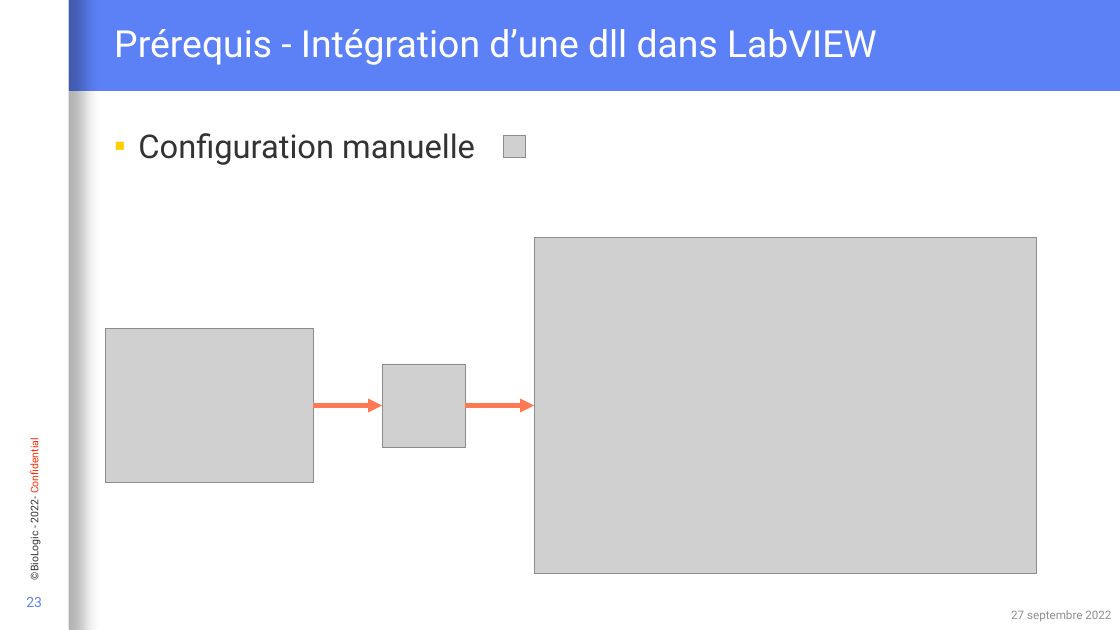
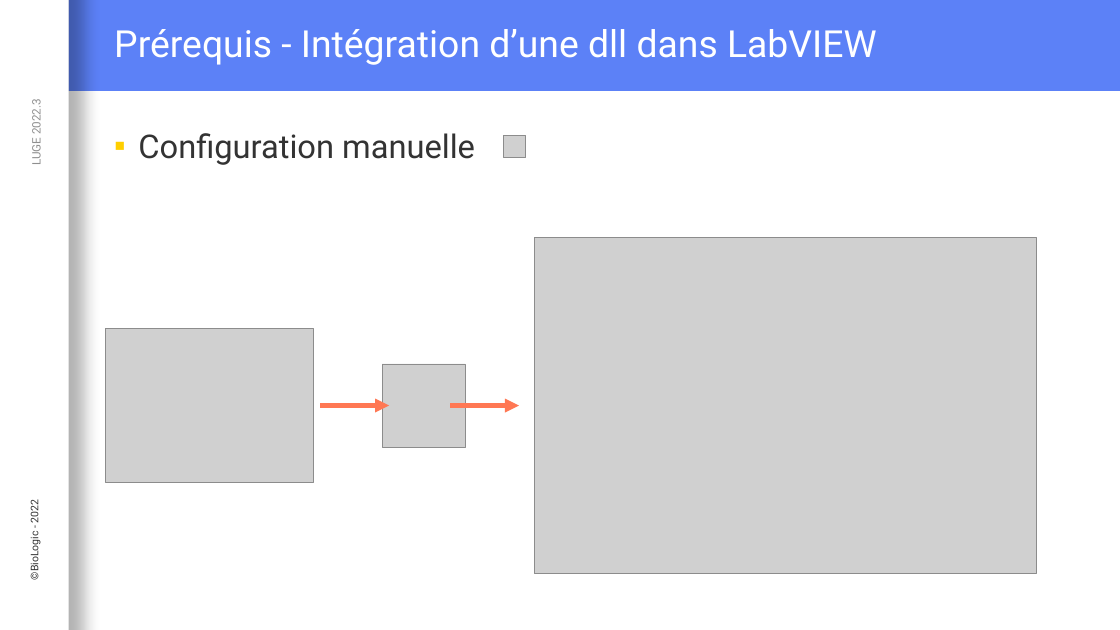
Before and after one commit to Loysse/PostLVUserEvent_Demo, a slide deck: slide 23 of Interaction événementielle entre du code C et LabVIEW.pptx. Drawn at 1120x630 pixels with LibreOffice and Linux fonts; fonts in the diff are those of the drawing; grey boxes stand for pictures; background and template pictures are left out. Boxes give left, top, right and bottom in pixels: in the first picture for what was removed or moved away, otherwise in the second. Text is boxed around its words. In the diff, an @@ line names an element or a change of style, - is before the commit and + after.

```diff
--- a/Interaction événementielle entre du code C et LabVIEW.pptx
+++ b/Interaction événementielle entre du code C et LabVIEW.pptx
@@ text added at (x1=29, y1=102, x2=44, y2=164), 10 pt, text #909090 @@
+LUGE 2022.3
@@ arrow moved from (313, 406) - (382, 406) to (320, 406) - (389, 406) @@
@@ arrow moved from (465, 406) - (534, 406) to (450, 406) - (519, 406) @@
@@ text at (x1=27, y1=502, x2=41, y2=579): text changed @@
-©BioLogic - 2022- Confidential
+©BioLogic - 2022
@@ page number removed at (x1=26, y1=597, x2=42, y2=607) @@
-23
@@ text removed at (x1=1011, y1=610, x2=1111, y2=621) @@
-27 septembre 2022
```
Also in this commit, not shown: 27 other slides changed, 7 slides added, 6 slides removed.
